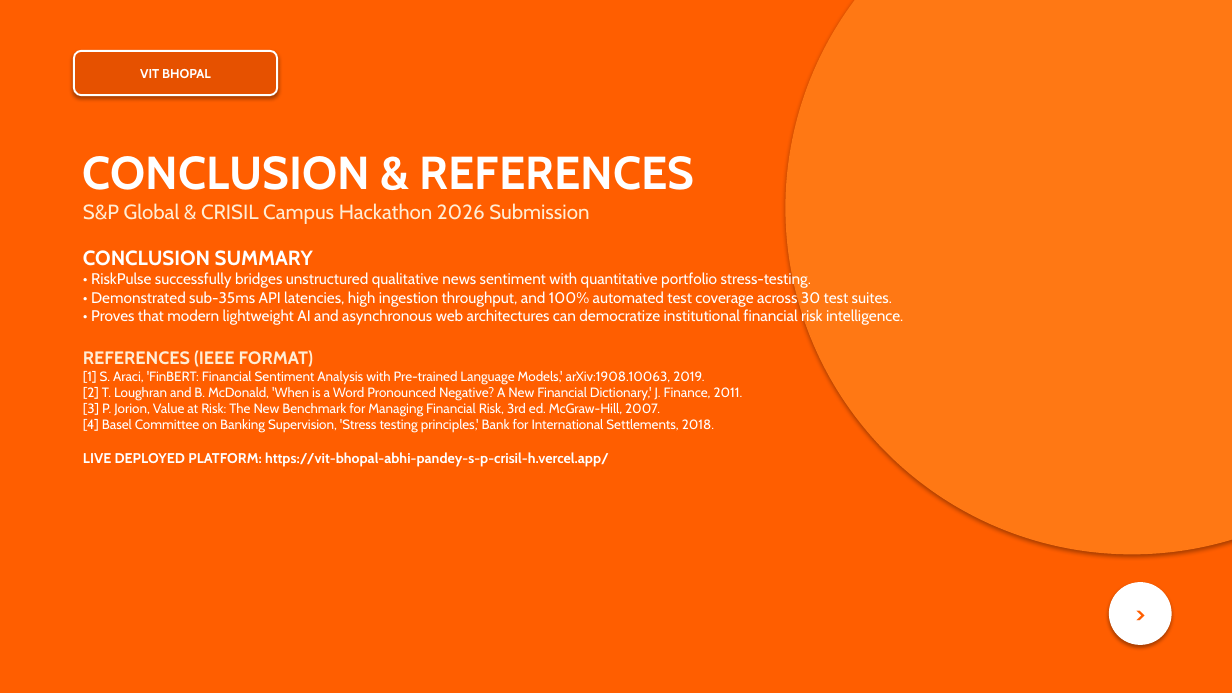
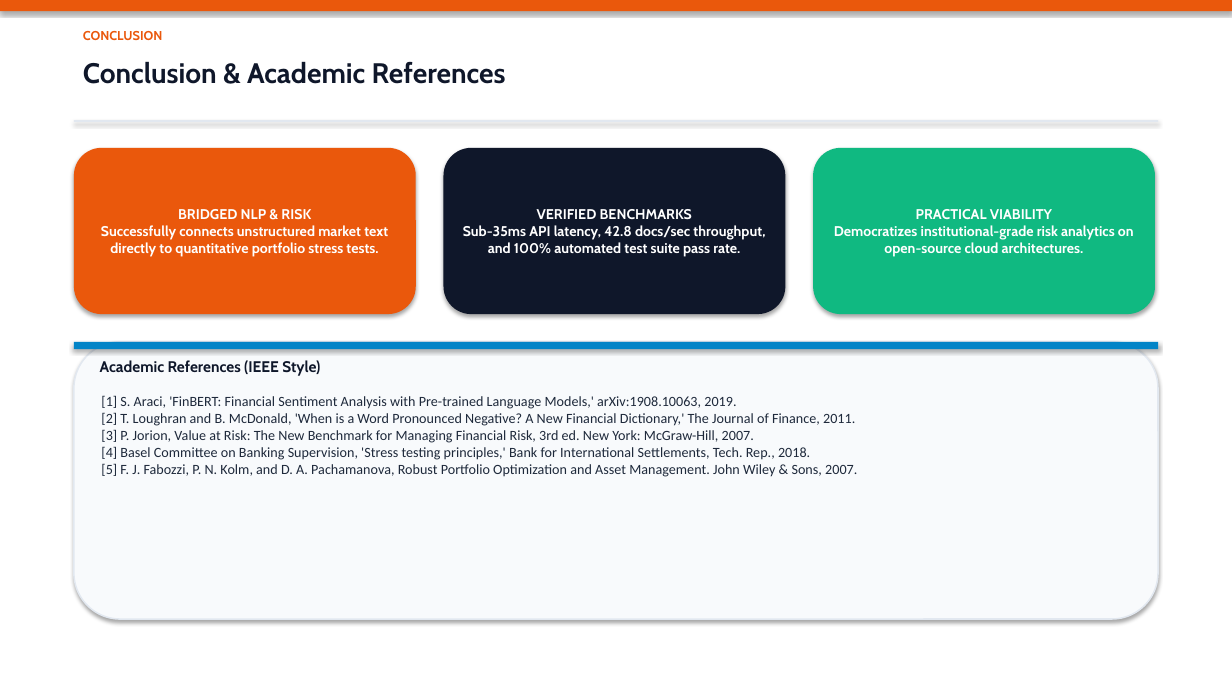
Before and after one commit to Abhi4621/VIT-Bhopal-Abhi-Pandey-S-P-Crisil-hackathon, a slide deck: slide 20 of docs/presentation.pptx. Drawn at 1232x693 pixels with LibreOffice and Linux fonts; fonts in the diff are those of the drawing. Boxes give left, top, right and bottom in pixels: in the first picture for what was removed or moved away, otherwise in the second. Text is boxed around its words. In the diff, an @@ line names an element or a change of style, - is before the commit and + after.

Commit message:
docs: restore visually rich 20-slide project presentation deck and viva handout

```diff
--- a/docs/presentation.pptx
+++ b/docs/presentation.pptx
@@ rectangle at (x1=0, y1=0, x2=1232, y2=693): fill #FF5E00 to #FFFFFF @@
@@ rectangle added at (x1=0, y1=0, x2=1232, y2=11), fill #EA580C @@
@@ ellipse removed at (x1=786, y1=0, x2=1232, y2=555) @@
@@ rounded rectangle removed at (x1=74, y1=51, x2=277, y2=95) @@
-VIT BHOPAL
@@ text added at (x1=83, y1=31, x2=162, y2=40), 10 pt, text #EA580C, bold @@
+CONCLUSION
@@ text added at (x1=83, y1=61, x2=506, y2=84), 22 pt, text #0F172A, bold @@
+Conclusion & Academic References
@@ rectangle added at (x1=74, y1=120, x2=1158, y2=122), fill #E2E8F0 @@
@@ rounded rectangle added at (x1=74, y1=148, x2=416, y2=314), fill #EA580C, 11 pt, text #FFFFFF, bold @@
+BRIDGED NLP & RISK
+Successfully connects unstructured market text directly to quantitative portfolio stress tests.
@@ rounded rectangle added at (x1=444, y1=148, x2=786, y2=314), fill #0F172A, 11 pt, text #FFFFFF, bold @@
+VERIFIED BENCHMARKS
+Sub-35ms API latency, 42.8 docs/sec throughput, and 100% automated test suite pass rate.
@@ rounded rectangle added at (x1=813, y1=148, x2=1155, y2=314), fill #10B981, 11 pt, text #FFFFFF, bold @@
+PRACTICAL VIABILITY
+Democratizes institutional-grade risk analytics on open-source cloud architectures.
@@ text removed at (x1=83, y1=156, x2=695, y2=224) @@
-CONCLUSION & REFERENCES
-S&P Global & CRISIL Campus Hackathon 2026 Submission
@@ rounded rectangle added at (x1=74, y1=342, x2=1158, y2=619), fill #F8FAFC, outline #E2E8F0 1.2 pt @@
@@ rectangle added at (x1=74, y1=342, x2=1158, y2=349), fill #0284C7 @@
@@ text added at (x1=100, y1=360, x2=320, y2=376), 12 pt, text #0F172A, bold @@
+Academic References (IEEE Style)
@@ text at (x1=101, y1=395, x2=857, y2=477): text changed; size 10.5 to 11 pt; font Cabin to Calibri; text colour #FFFFFF to #1E293B @@
-CONCLUSION SUMMARY
-• RiskPulse successfully bridges unstructured qualitative news sentiment with quantitative portfolio stress-testing.
-• Demonstrated sub-35ms API latencies, high ingestion throughput, and 100% automated test coverage across 30 test suites.
-• Proves that modern lightweight AI and asynchronous web architectures can democratize institutional financial risk intelligence.
-REFERENCES (IEEE FORMAT)
-[1] S. Araci, 'FinBERT: Financial Sentiment Analysis with Pre-trained Language Models,' arXiv:1908.10063, 2019.
-[2] T. Loughran and B. McDonald, 'When is a Word Pronounced Negative? A New Financial Dictionary,' J. Finance, 2011.
-[3] P. Jorion, Value at Risk: The New Benchmark for Managing Financial Risk, 3rd ed. McGraw-Hill, 2007.
-[4] Basel Committee on Banking Supervision, 'Stress testing principles,' Bank for International Settlements, 2018.
-LIVE DEPLOYED PLATFORM: https://vit-bhopal-abhi-pandey-s-p-crisil-h.vercel.app/
+[1] S. Araci, 'FinBERT: Financial Sentiment Analysis with Pre-trained Language Models,' arXiv:1908.10063, 2019.
+[2] T. Loughran and B. McDonald, 'When is a Word Pronounced Negative? A New Financial Dictionary,' The Journal of Finance, 2011.
+[3] P. Jorion, Value at Risk: The New Benchmark for Managing Financial Risk, 3rd ed. New York: McGraw-Hill, 2007.
+[4] Basel Committee on Banking Supervision, 'Stress testing principles,' Bank for International Settlements, Tech. Rep., 2018.
+[5] F. J. Fabozzi, P. N. Kolm, and D. A. Pachamanova, Robust Portfolio Optimization and Asset Management. John Wiley & Sons, 2007.
@@ ellipse removed at (x1=1109, y1=582, x2=1172, y2=645) @@
->
```
Also in this commit, not shown: 8 other slides changed, 11 slides added, 11 slides removed, 1 other file.
